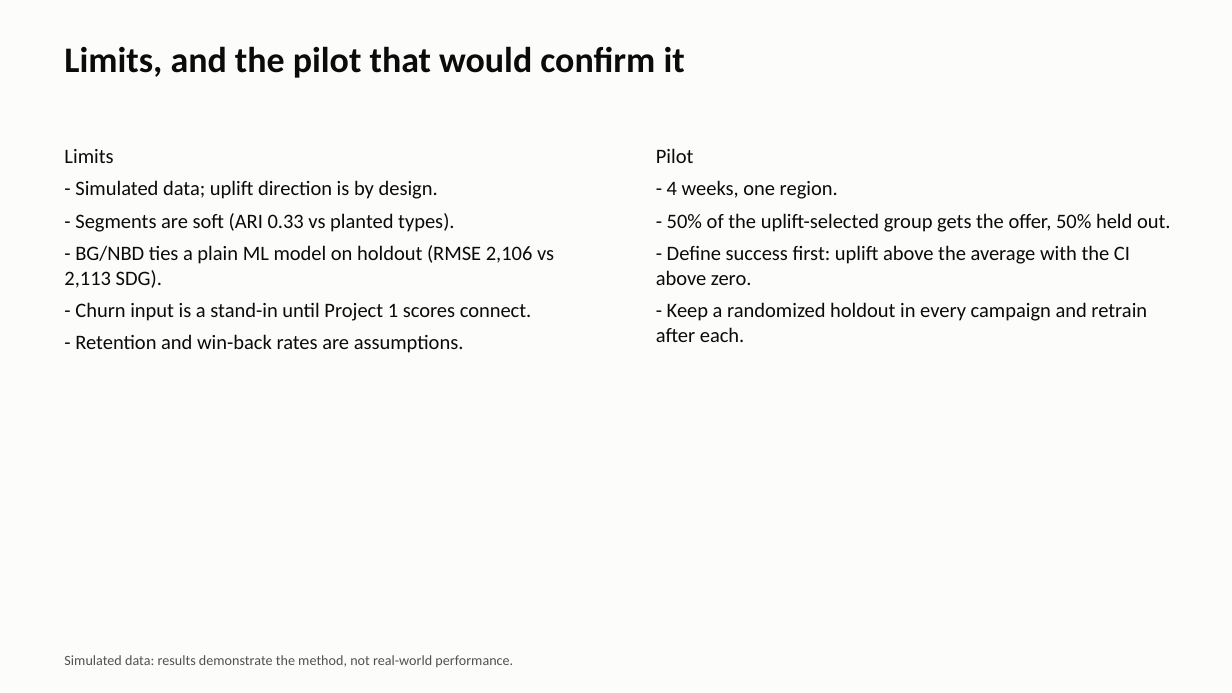
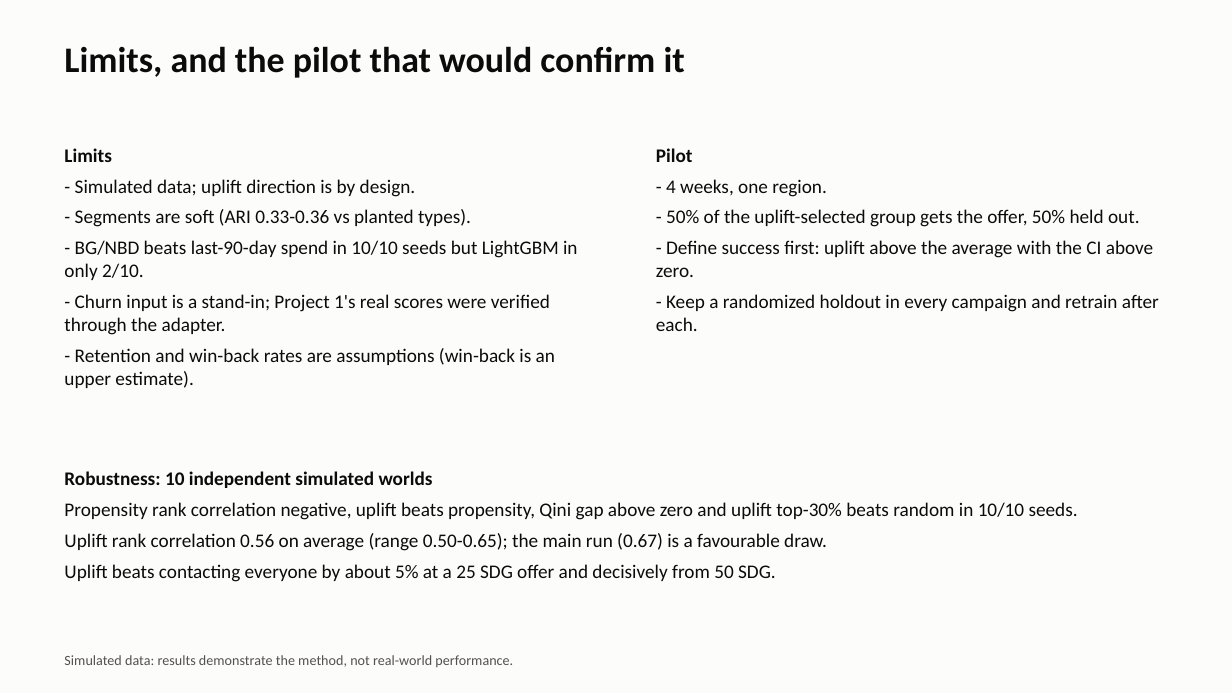
Before and after one commit to omnia077/customer-value-next-best-action, a slide deck: slide 5 of docs/customer_value_deck.pptx. Drawn at 1232x693 pixels with LibreOffice and Linux fonts; fonts in the diff are those of the drawing. Boxes give left, top, right and bottom in pixels: in the first picture for what was removed or moved away, otherwise in the second. Text is boxed around its words. In the diff, an @@ line names an element or a change of style, - is before the commit and + after.

Commit message:
Improve dashboard and deck after visual review
Deep links, 2x2 persona panels, robustness table, whole-number formatting; deck text generated from data (fixes stale 'lowest uplift' claim), rounded totals, bold headings.

```diff
--- a/docs/customer_value_deck.pptx
+++ b/docs/customer_value_deck.pptx
@@ text at bbox=[64, 148, 416, 197]: size 16 to 15 pt in "Limits", "- Simulated data; uplift direction is by ..."; bold on in "Limits" @@
@@ text "Pilot" at bbox=[656, 148, 1159, 331]: size 16 to 15 pt; bold on in "Pilot" @@
@@ text at bbox=[64, 209, 578, 388]: text changed; size 16 to 15 pt @@
-- Segments are soft (ARI 0.33 vs planted types).
-- BG/NBD ties a plain ML model on holdout (RMSE 2,106 vs 2,113 SDG).
-- Churn input is a stand-in until Project 1 scores connect.
-- Retention and win-back rates are assumptions.
+- Segments are soft (ARI 0.33-0.36 vs planted types).
+- BG/NBD beats last-90-day spend in 10/10 seeds but LightGBM in only 2/10.
+- Churn input is a stand-in; Project 1's real scores were verified through the adapter.
+- Retention and win-back rates are assumptions (win-back is an upper estimate).
@@ text added at bbox=[64, 471, 1078, 582], 15 pt, text #0B0B0B @@
+Robustness: 10 independent simulated worlds
+Propensity rank correlation negative, uplift beats propensity, Qini gap above zero and uplift top-30% beats random in 10/10 seeds.
+Uplift rank correlation 0.56 on average (range 0.50-0.65); the main run (0.67) is a favourable draw.
+Uplift beats contacting everyone by about 5% at a 25 SDG offer and decisively from 50 SDG.
```
Also in this commit, not shown: 3 other slides changed, 6 other files.
